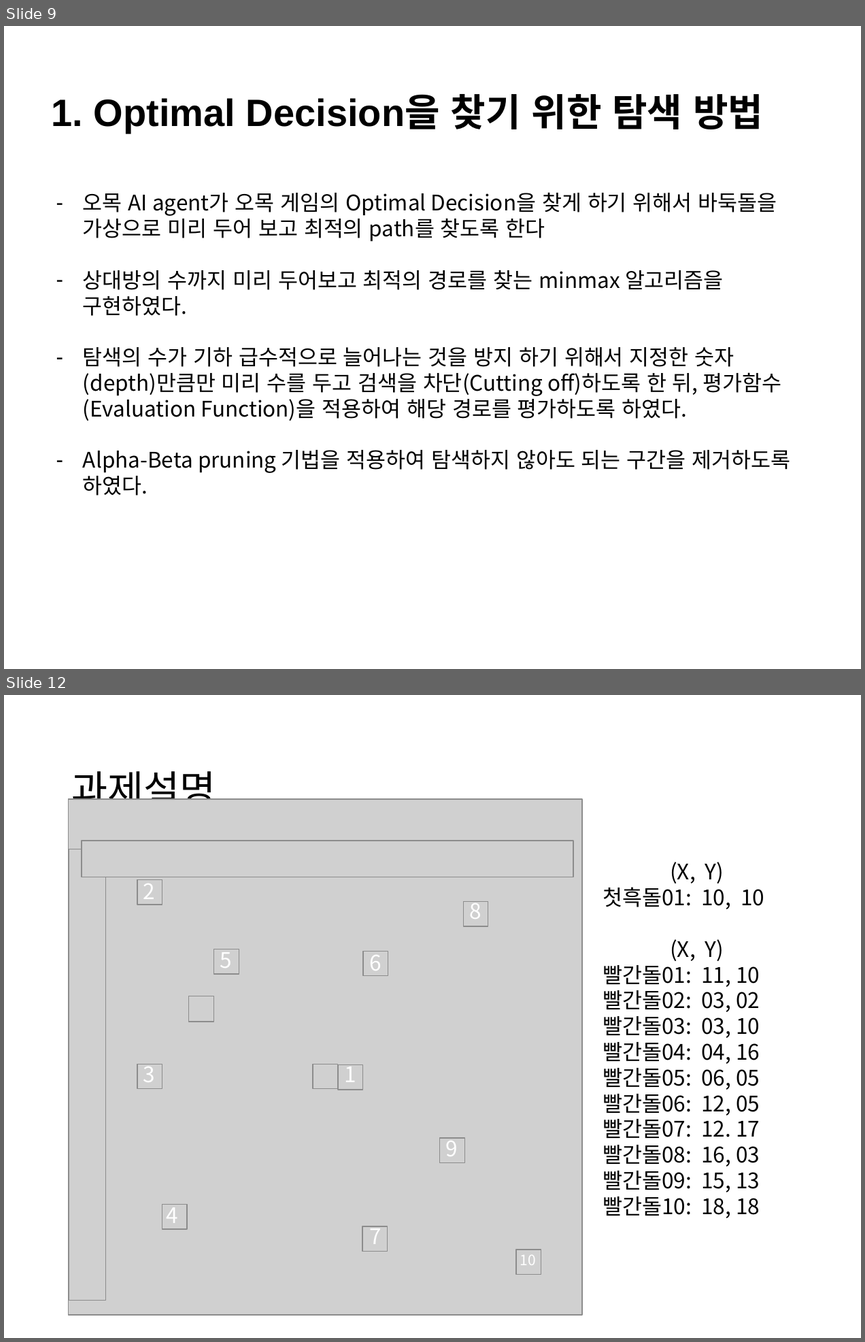
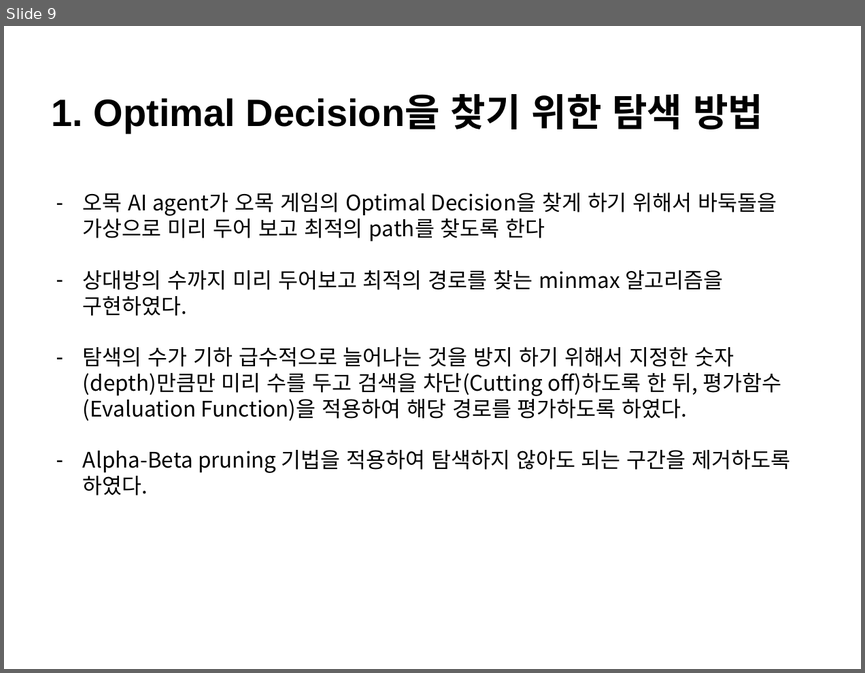
Before and after one commit to ChanJun-Park/AI_Gomoku, a slide deck: 최종보고서.pptx. Shown one above the other, each under a label of ours: slides 9 and 12 before the commit, slide 9 after it; the slides between them are not shown. The pictures are 865x1342 and 865x673 pixels, drawn with LibreOffice and Linux fonts; fonts in the diff are those of the drawing; grey boxes stand for pictures. Boxes give left, top, right and bottom in pixels: in the first picture for what was removed or moved away, otherwise in the second. Text is boxed around its words. In the diff, an @@ line names an element or a change of style, - is before the commit and + after.

```diff
--- a/최종보고서.pptx
+++ b/최종보고서.pptx
@@ slide 12 removed at (x1=4, y1=695, x2=861, y2=1338), background #FFFFFF @@
@@ title removed at (x1=71, y1=771, x2=215, y2=800) @@
-과제설명
@@ group removed at (x1=68, y1=798, x2=764, y2=1314): 14 pictures, 11 texts @@
-(X, Y)
-첫흑돌01: 10, 10
-(X, Y)
-빨간돌01: 11, 10
-빨간돌02: 03, 02
-빨간돌03: 03, 10
-빨간돌04: 04, 16
-빨간돌05: 06, 05
-빨간돌06: 12, 05
-빨간돌07: 12. 17
-빨간돌08: 16, 03
-빨간돌09: 15, 13
-빨간돌10: 18, 18
-2
-3
-4
-5
-6
-8
-9
-7
-1
-10
@@ picture removed at (x1=188, y1=996, x2=214, y2=1021) @@
```
Also in this commit, not shown: 6 slides changed, 7 slides added, 1 other slide removed, 9 other files.
